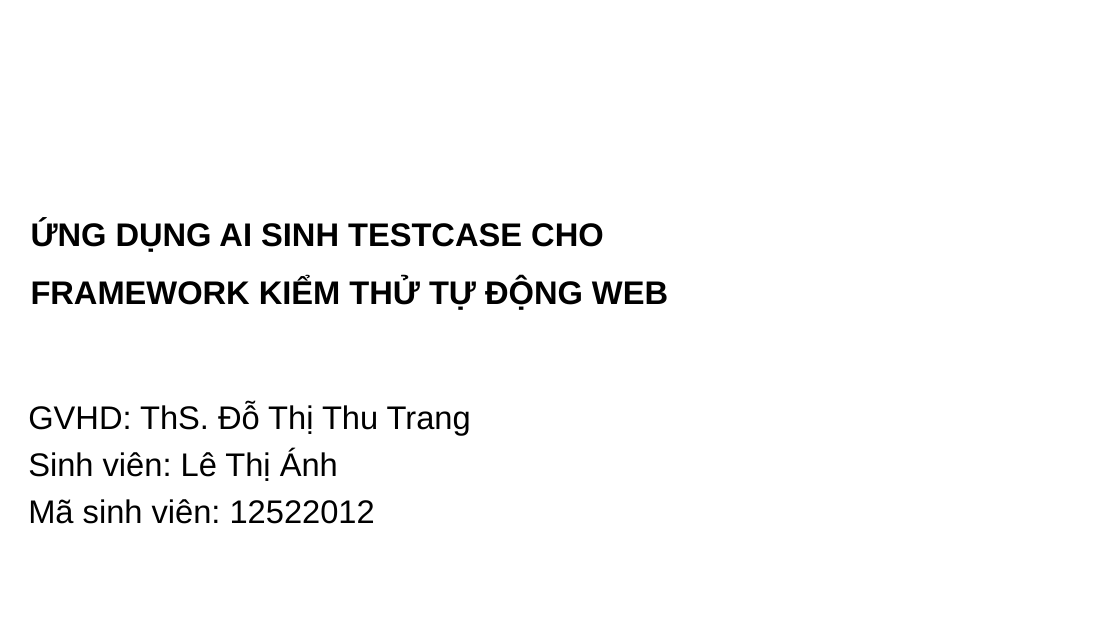
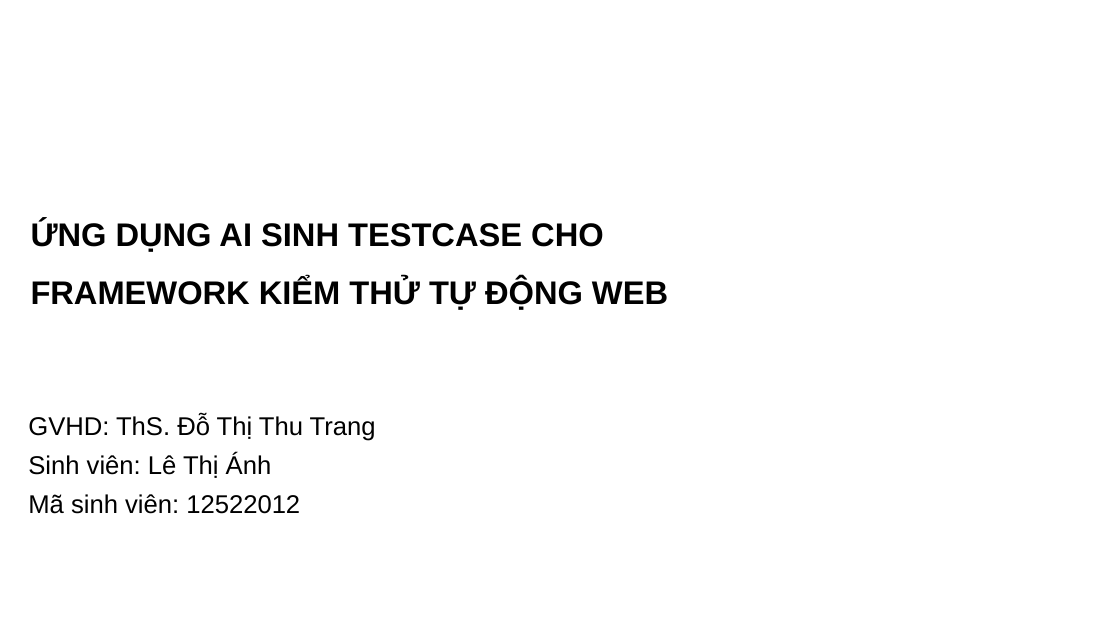
Before and after one commit to LeThiAnh06042004/DoAn4, a slide deck: slide 1 of docs/Đồ án tốt nghiệp/12522012_LeThiAnh_PPThuyetTrinh_V2.pptx. Drawn at 1120x630 pixels with LibreOffice and Linux fonts; fonts in the diff are those of the drawing; background and template pictures are left out. Boxes give left, top, right and bottom in pixels: in the first picture for what was removed or moved away, otherwise in the second. Text is boxed around its words. In the diff, an @@ line names an element or a change of style, - is before the commit and + after.

```diff
--- a/docs/Đồ án tốt nghiệp/12522012_LeThiAnh_PPThuyetTrinh_V2.pptx
+++ b/docs/Đồ án tốt nghiệp/12522012_LeThiAnh_PPThuyetTrinh_V2.pptx
@@ subtitle "GVHD: ThS. Đỗ Thị Thu ..." at <box>28,414,376,514</box>: size 28 to 22 pt @@
```
Also in this commit, not shown: 10 other slides changed, 3 slides added, 2 slides removed, 16 other files.
